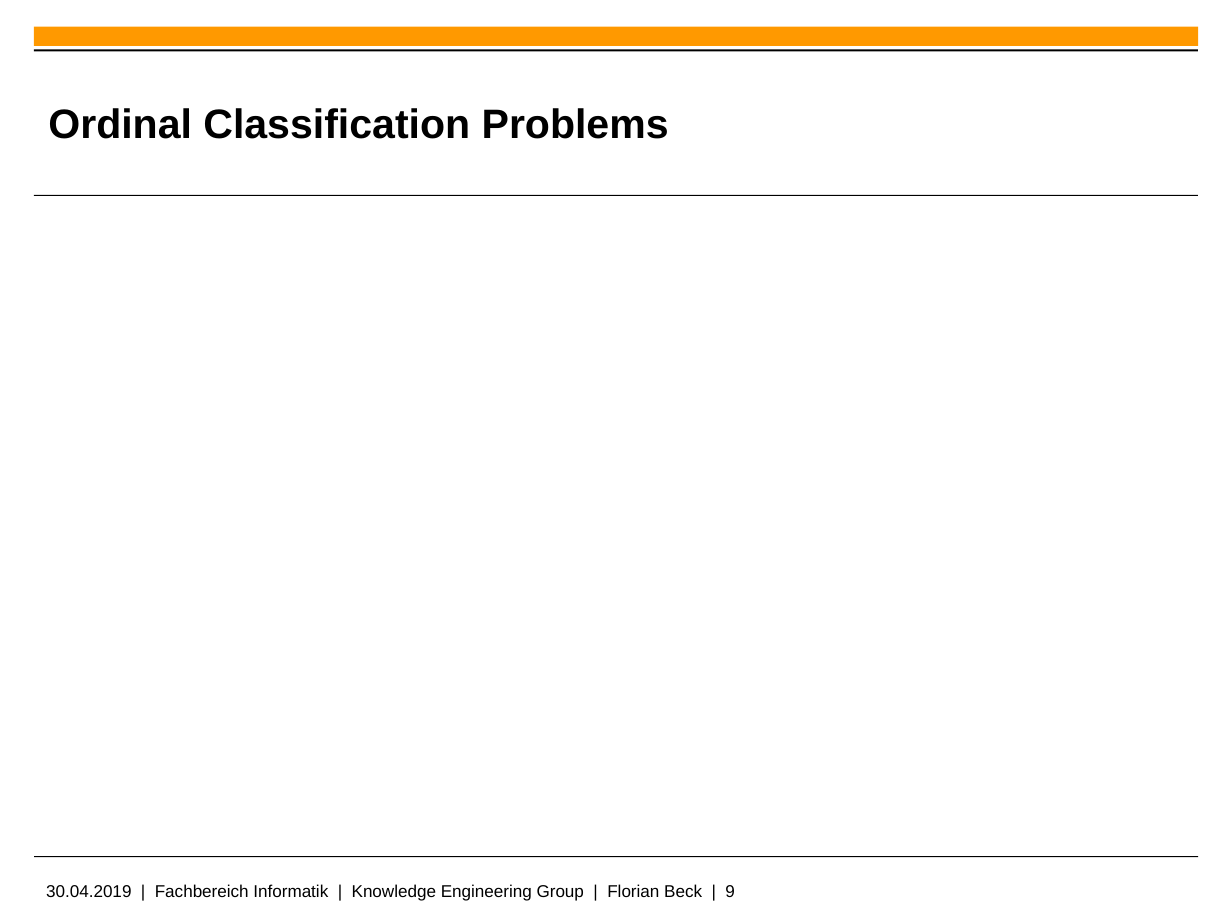
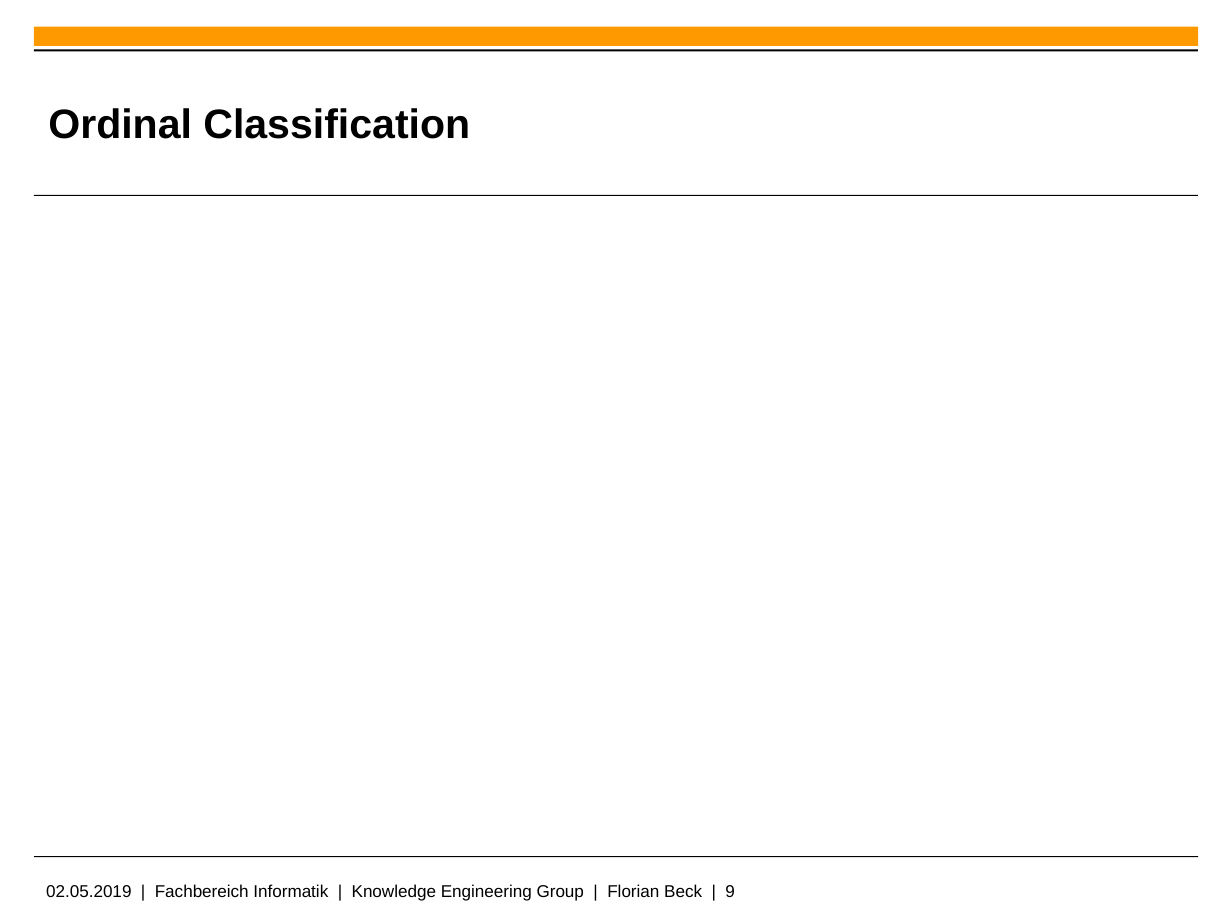
Before and after one commit to Flo427/chess-annotation, a slide deck: slide 9 of sentiment_classification_of_chess_annotations.pptx. Drawn at 1232x924 pixels with LibreOffice and Linux fonts; fonts in the diff are those of the drawing; grey boxes stand for pictures; background and template pictures are left out. Boxes give left, top, right and bottom in pixels: in the first picture for what was removed or moved away, otherwise in the second. Text is boxed around its words. In the diff, an @@ line names an element or a change of style, - is before the commit and + after.

```diff
--- a/sentiment_classification_of_chess_annotations.pptx
+++ b/sentiment_classification_of_chess_annotations.pptx
@@ title at <box>48,108,470,139</box>: text changed @@
-Ordinal Classification Problems
+Ordinal Classification
@@ text at <box>46,884,735,901</box>: text changed @@
-30.04.2019 | Fachbereich Informatik | Knowledge Engineering Group | Florian Beck | 9
+02.05.2019 | Fachbereich Informatik | Knowledge Engineering Group | Florian Beck | 9
```
Also in this commit, not shown: 6 other slides changed, 9 slides added, 3 slides removed.
